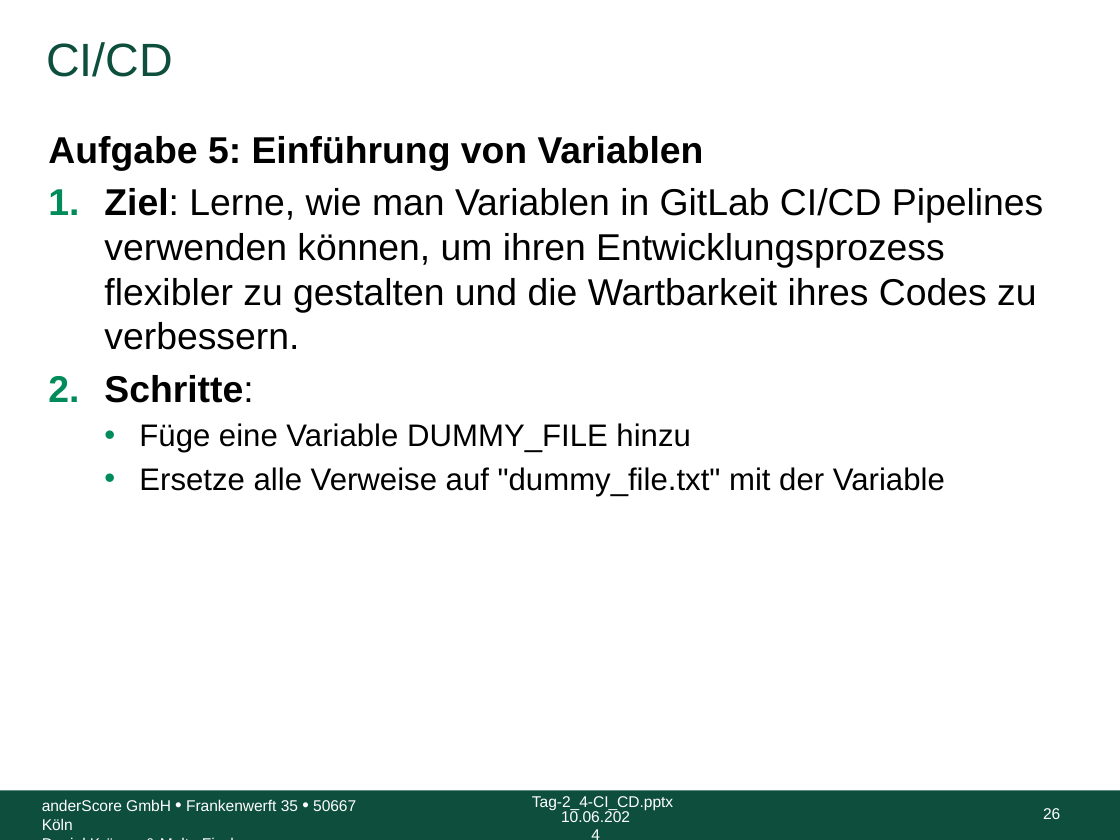
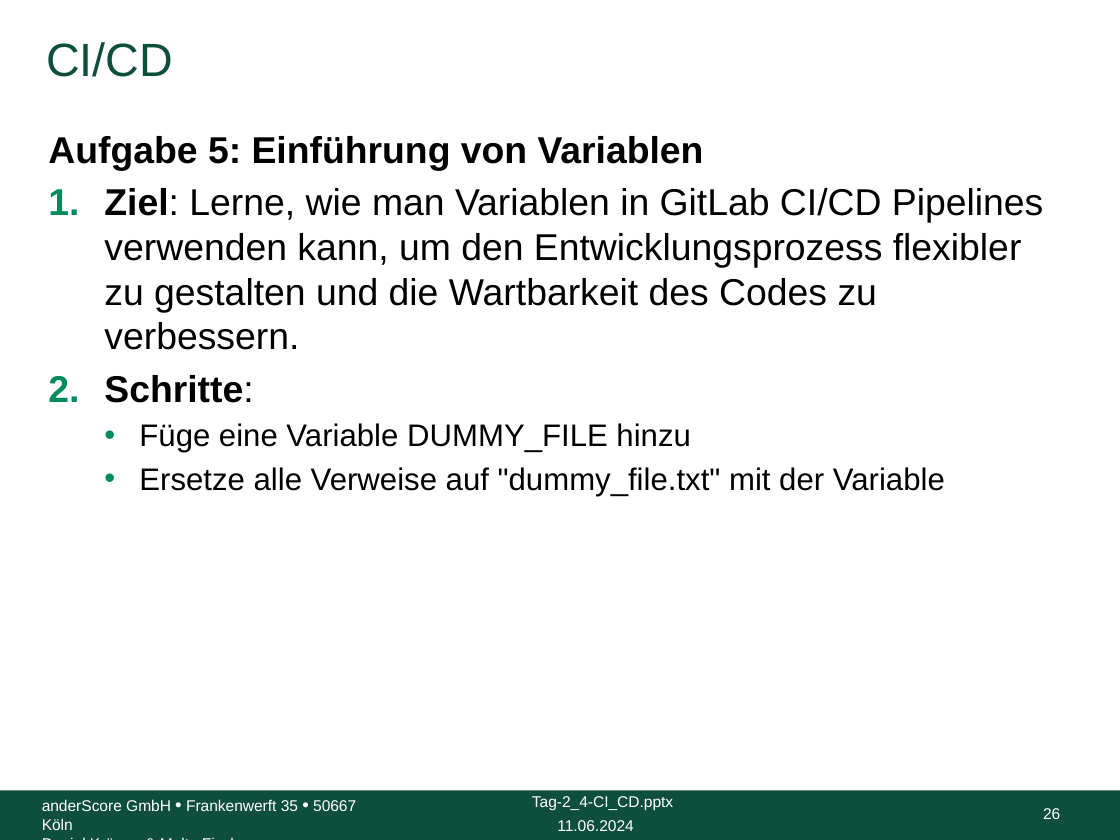
Before and after one commit to anderscore-gmbh/gitlab, a slide deck: slide 26 of slides/Tag-2_4-CI_CD.pptx. Drawn at 1120x840 pixels with LibreOffice and Linux fonts; fonts in the diff are those of the drawing; background and template pictures are left out. Boxes give left, top, right and bottom in pixels: in the first picture for what was removed or moved away, otherwise in the second. Text is boxed around its words. In the diff, an @@ line names an element or a change of style, - is before the commit and + after.

```diff
--- a/slides/Tag-2_4-CI_CD.pptx
+++ b/slides/Tag-2_4-CI_CD.pptx
@@ text at box(104, 188, 1043, 350): text changed @@
-1. Ziel: Lerne, wie man Variablen in GitLab CI/CD Pipelines verwenden können, um ihren Entwicklungsprozess flexibler zu gestalten und die Wartbarkeit ihres Codes zu verbessern.
+1. Ziel: Lerne, wie man Variablen in GitLab CI/CD Pipelines verwenden kann, um den Entwicklungsprozess flexibler zu gestalten und die Wartbarkeit des Codes zu verbessern.
@@ text at box(557, 820, 633, 831): text changed @@
-10.06.2024
+11.06.2024
```
Also in this commit, not shown: 31 other slides changed, 3 other files.
